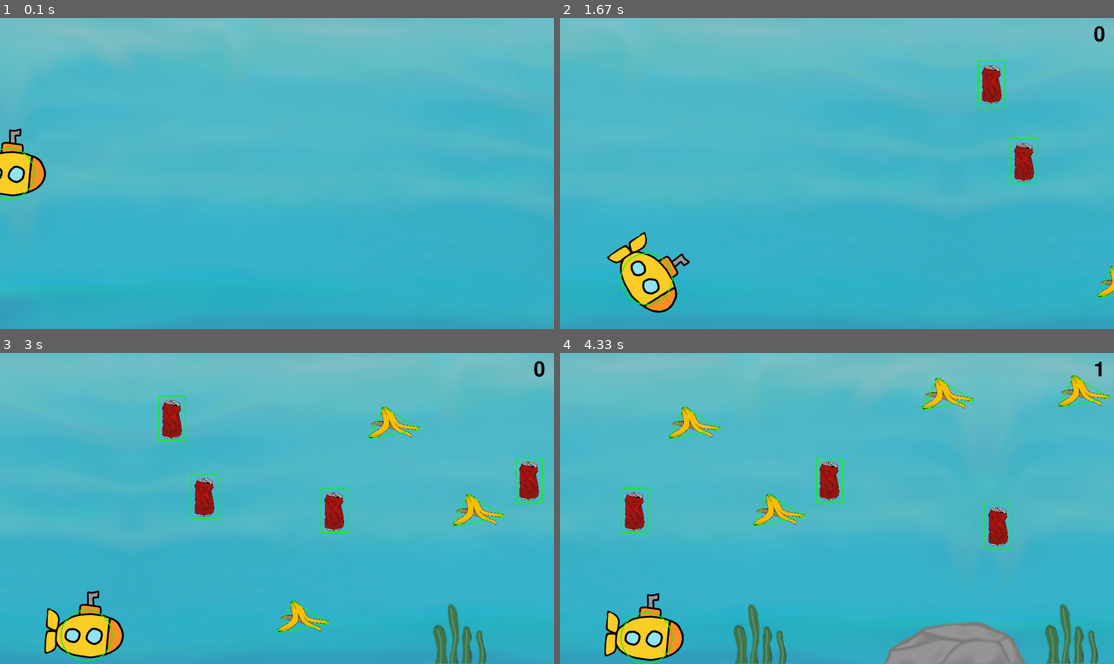
Above: before the commit, frames 1-4 (two rows, left to right).
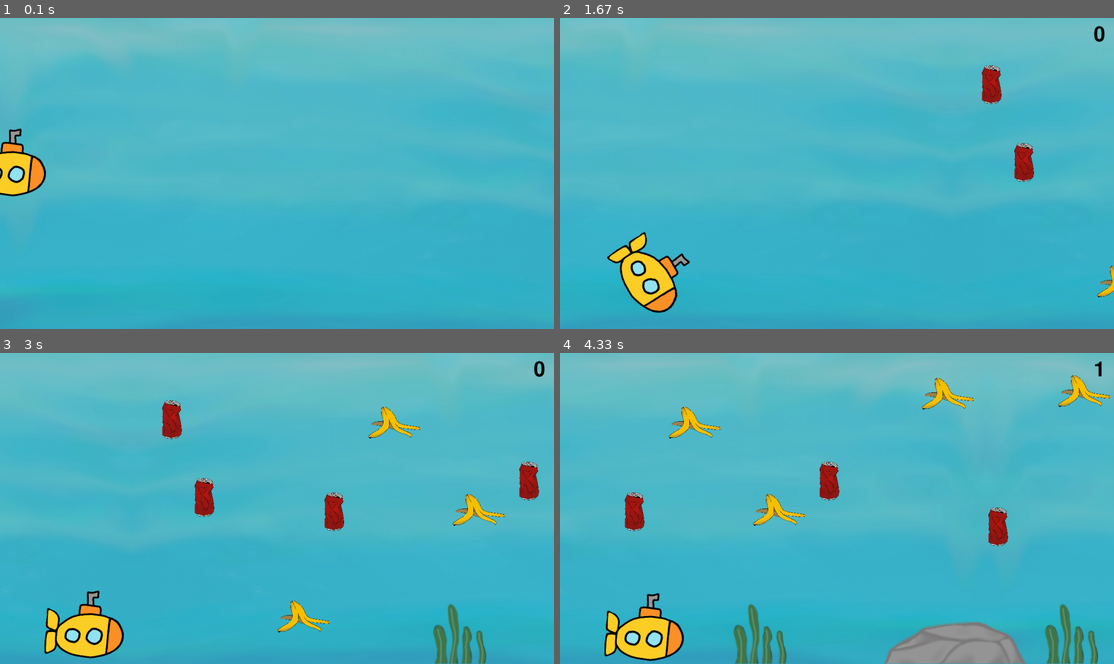
Above: after the commit, the same moments.

Repository: egwkim/Misc
Game: pygame game, started from 2022/09/environmental_game/game.py
Two runs of this game, one before a commit and one after it. Both use one fixed random seed, a clock stepped at 60 frames per second and the inputs below.
Inputs:
- Up to frame 1 (0.1 s): no input
- Up to frame 2 (1.67 s): tap Space at 0.83, 1.23, 1.53 s
- Up to frame 3 (3 s): tap Space at 2.07, 2.37, 2.57, 2.87 s
- Up to frame 4 (4.33 s): tap Space at 3.47, 3.77, 3.9 s

The runs differ from the first frame. In frame 1, less than 0.1% of the frame differs, in the area x 0-7%, y 41-59%; in frame 2, 0.4%; in frame 3, 0.8%; in frame 4, 0.9%, in the area x 10-100%, y 6-100%.

Commit message:
Add scene images

Diff:
--- a/2022/09/environmental_game/game.py
+++ b/2022/09/environmental_game/game.py
@@ -5,7 +5,7 @@
 import sys
 from pygame.locals import *
 
-debug = True
+debug = False
 
 width = 1280
 height = 720
Binary file added: 2022/09/environmental_game/assets/scenes/Intro1.png
Binary file added: 2022/09/environmental_game/assets/scenes/Intro2.png
Binary file added: 2022/09/environmental_game/assets/scenes/Intro3.png
Binary file added: 2022/09/environmental_game/assets/scenes/Outro1.png
Binary file added: 2022/09/environmental_game/assets/scenes/Outro2.png
Binary file added: 2022/09/environmental_game/assets/scenes/Outro3.png
Binary file added: 2022/09/environmental_game/assets/scenes/Title.png
Not shown, changed: 2022/09/environmental_game/game.spec
